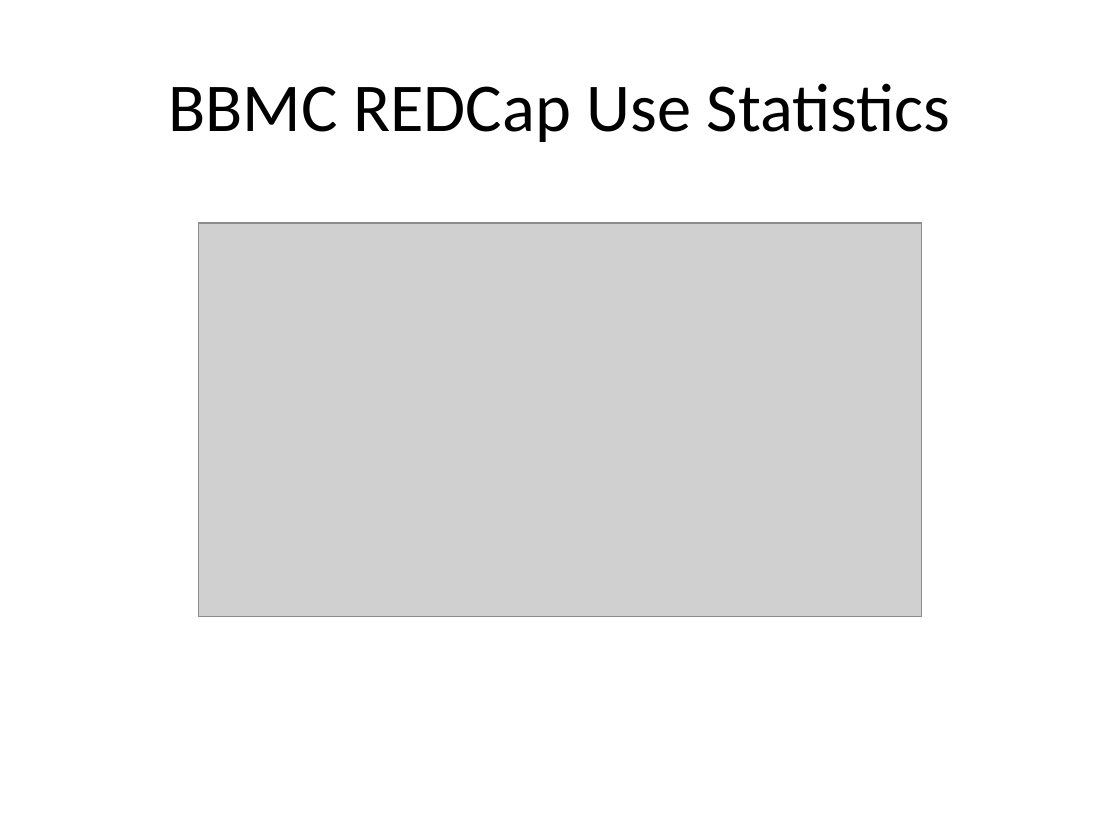
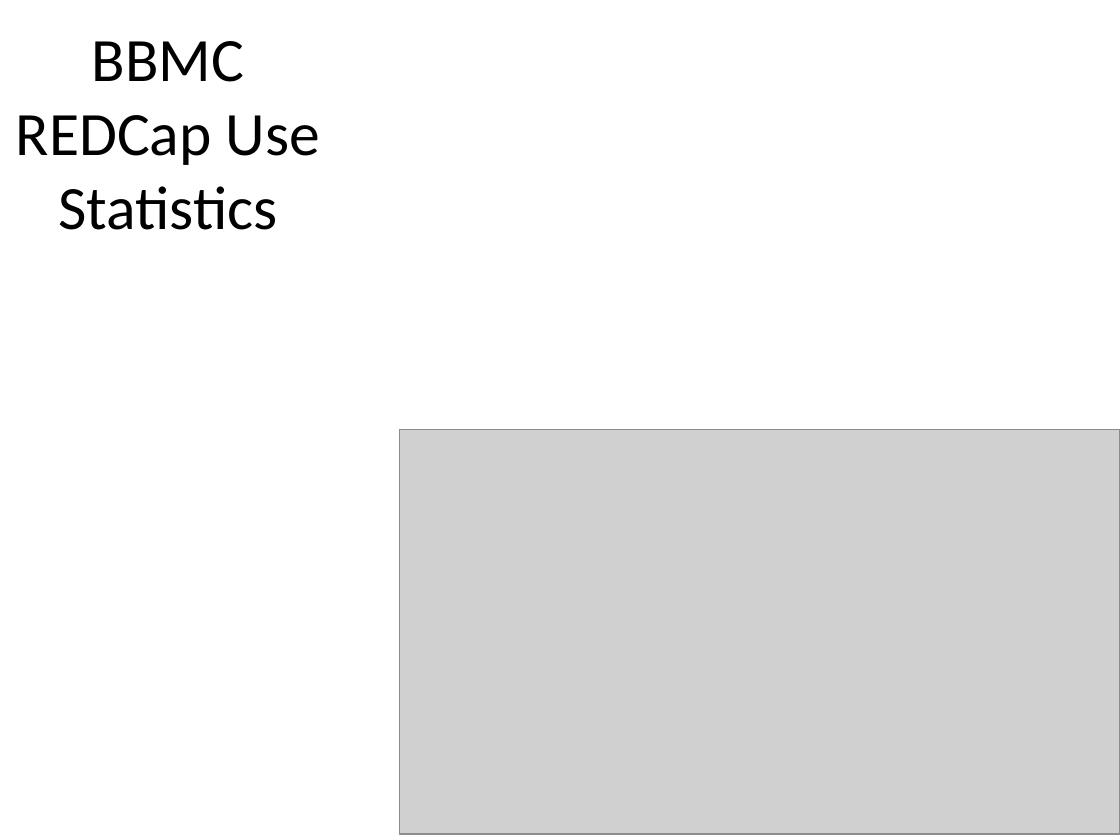
Before and after one commit to OuhscBbmc/RedcapGovernanceDocs, a slide deck: slide 10 of agendas/2016-04-redcap-governance-meeting.pptx (slide 8 before the commit). Drawn at 1120x840 pixels with LibreOffice and Linux fonts; fonts in the diff are those of the drawing; grey boxes stand for pictures. Boxes give left, top, right and bottom in pixels: in the first picture for what was removed or moved away, otherwise in the second. Text is boxed around its words. In the diff, an @@ line names an element or a change of style, - is before the commit and + after.

```diff
--- a/agendas/2016-04-redcap-governance-meeting.pptx
+++ b/agendas/2016-04-redcap-governance-meeting.pptx
@@ text "BBMC REDCap Use Statistics": place and size @@
-text "BBMC REDCap Use Statistics" at [169,83,951,142]
+text "BBMC REDCap Use Statistics" at [16,41,320,230]
@@ text "BBMC REDCap Use Statistics" at [16,41,320,230]: size 44 to 39.6 pt @@
@@ picture removed at [198,223,921,617] @@
@@ picture added at [399,429,1120,833] @@
```
Also in this commit, not shown: 7 other slides changed, 18 slides added, 8 slides removed.
